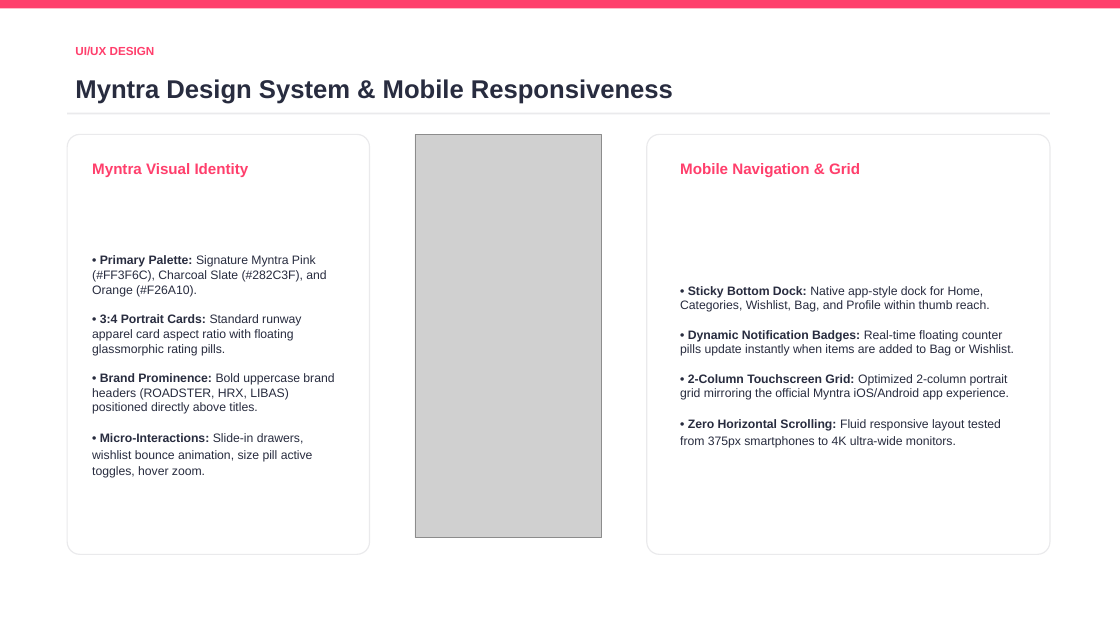
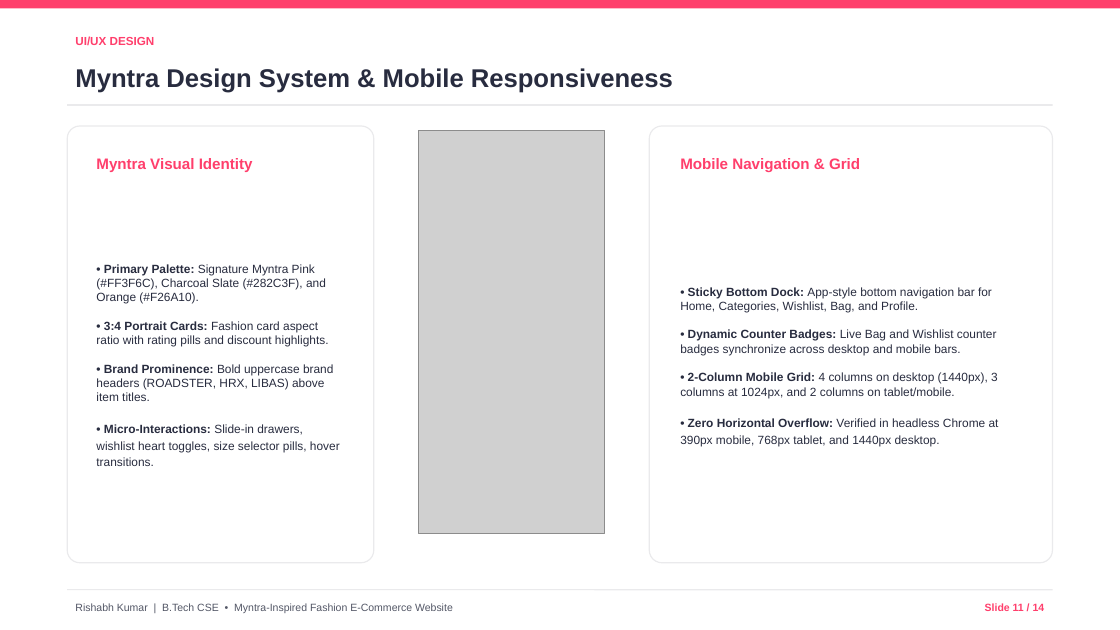
Before and after one commit to krishabh7928-jpg/meesho-clone-, a slide deck: slide 11 of Myntra_Fashion_BTech_Project_Presentation.pptx. Drawn at 1120x630 pixels with LibreOffice and Linux fonts; fonts in the diff are those of the drawing; grey boxes stand for pictures. Boxes give left, top, right and bottom in pixels: in the first picture for what was removed or moved away, otherwise in the second. Text is boxed around its words. In the diff, an @@ line names an element or a change of style, - is before the commit and + after.

```diff
--- a/Myntra_Fashion_BTech_Project_Presentation.pptx
+++ b/Myntra_Fashion_BTech_Project_Presentation.pptx
@@ text "UI/UX DESIGN": place and size @@
-text "UI/UX DESIGN" at [75, 46, 155, 55]
+text "UI/UX DESIGN" at [75, 36, 155, 45]
@@ text "Myntra Design System & Mobile ...": place and size @@
-text "Myntra Design System & Mobile ..." at [75, 79, 673, 104]
+text "Myntra Design System & Mobile ..." at [75, 68, 673, 93]
@@ line moved from (67, 113) - (1050, 113) to (67, 105) - (1053, 105) @@
@@ rounded rectangle: place and size @@
-rounded rectangle at [67, 134, 370, 555]
+rounded rectangle at [67, 126, 374, 563]
@@ rounded rectangle at [67, 126, 374, 563]: proportions changed @@
@@ text "Myntra Visual Identity": place and size @@
-text "Myntra Visual Identity" at [92, 163, 249, 177]
+text "Myntra Visual Identity" at [96, 158, 253, 172]
@@ picture: place and size @@
-picture at [415, 134, 602, 538]
+picture at [418, 130, 605, 534]
@@ rounded rectangle: place and size @@
-rounded rectangle at [647, 134, 1050, 555]
+rounded rectangle at [649, 126, 1053, 563]
@@ text "Mobile Navigation & Grid": place and size @@
-text "Mobile Navigation & Grid" at [680, 163, 860, 177]
+text "Mobile Navigation & Grid" at [680, 158, 860, 172]
@@ text at [96, 264, 340, 466]: text changed; size 10.5 to 10.2 pt @@
-• Primary Palette: Signature Myntra Pink (#FF3F6C), Charcoal Slate (#282C3F), and Orange (#F26A10).
-• 3:4 Portrait Cards: Standard runway apparel card aspect ratio with floating glassmorphic rating pills.
-• Brand Prominence: Bold uppercase brand headers (ROADSTER, HRX, LIBAS) positioned directly above titles.
-• Micro-Interactions: Slide-in drawers, wishlist bounce animation, size pill active toggles, hover zoom.
+• Primary Palette: Signature Myntra Pink (#FF3F6C), Charcoal Slate (#282C3F), and Orange (#F26A10).
+• 3:4 Portrait Cards: Fashion card aspect ratio with rating pills and discount highlights.
+• Brand Prominence: Bold uppercase brand headers (ROADSTER, HRX, LIBAS) above item titles.
+• Micro-Interactions: Slide-in drawers, wishlist heart toggles, size selector pills, hover transitions.
@@ text at [680, 287, 999, 446]: text changed; size 10.5 to 10.2 pt @@
-• Sticky Bottom Dock: Native app-style dock for Home, Categories, Wishlist, Bag, and Profile within thumb reach.
-• Dynamic Notification Badges: Real-time floating counter pills update instantly when items are added to Bag or Wishlist.
-• 2-Column Touchscreen Grid: Optimized 2-column portrait grid mirroring the official Myntra iOS/Android app experience.
-• Zero Horizontal Scrolling: Fluid responsive layout tested from 375px smartphones to 4K ultra-wide monitors.
+• Sticky Bottom Dock: App-style bottom navigation bar for Home, Categories, Wishlist, Bag, and Profile.
+• Dynamic Counter Badges: Live Bag and Wishlist counter badges synchronize across desktop and mobile bars.
+• 2-Column Mobile Grid: 4 columns on desktop (1440px), 3 columns at 1024px, and 2 columns on tablet/mobile.
+• Zero Horizontal Overflow: Verified in headless Chrome at 390px mobile, 768px tablet, and 1440px desktop.
@@ line added from (67, 590) to (1053, 590), #EAEAEC 1 pt @@
@@ text added at [75, 603, 453, 613], 9 pt, text #535766 @@
+Rishabh Kumar | B.Tech CSE • Myntra-Inspired Fashion E-Commerce Website
@@ text added at [985, 603, 1045, 611], 9 pt, text #FF3F6C, bold @@
+Slide 11 / 14
```
Also in this commit, not shown: 12 other slides changed, 1 slide added, 1 slide removed, 3 other files.
